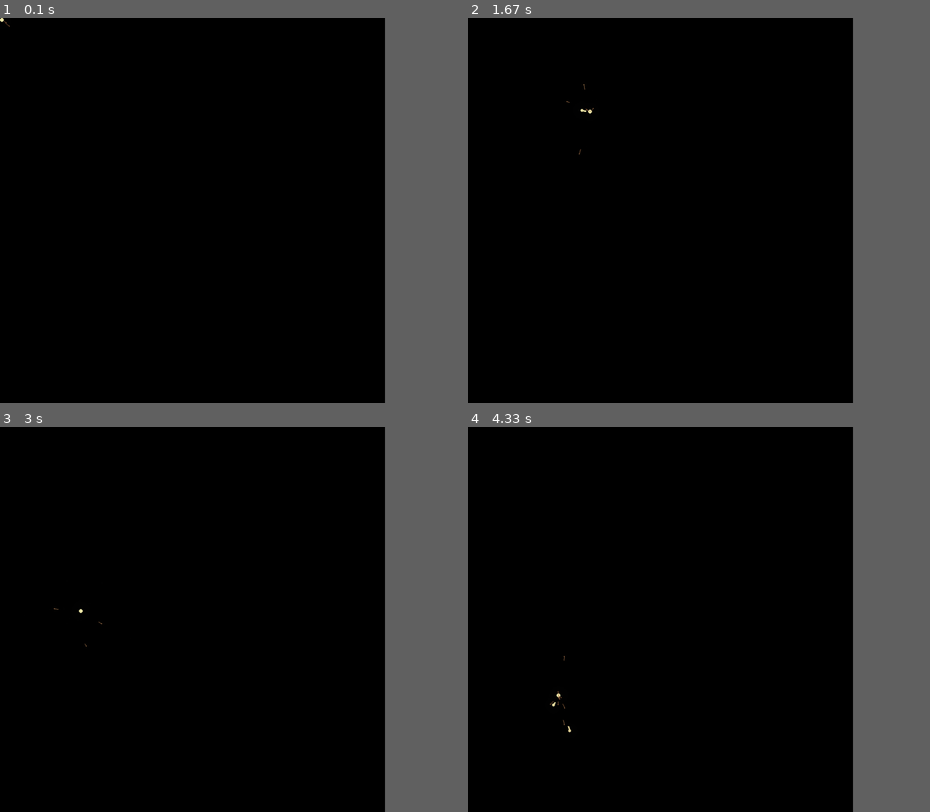
Above: before the commit, frames 1-4 (two rows, left to right).
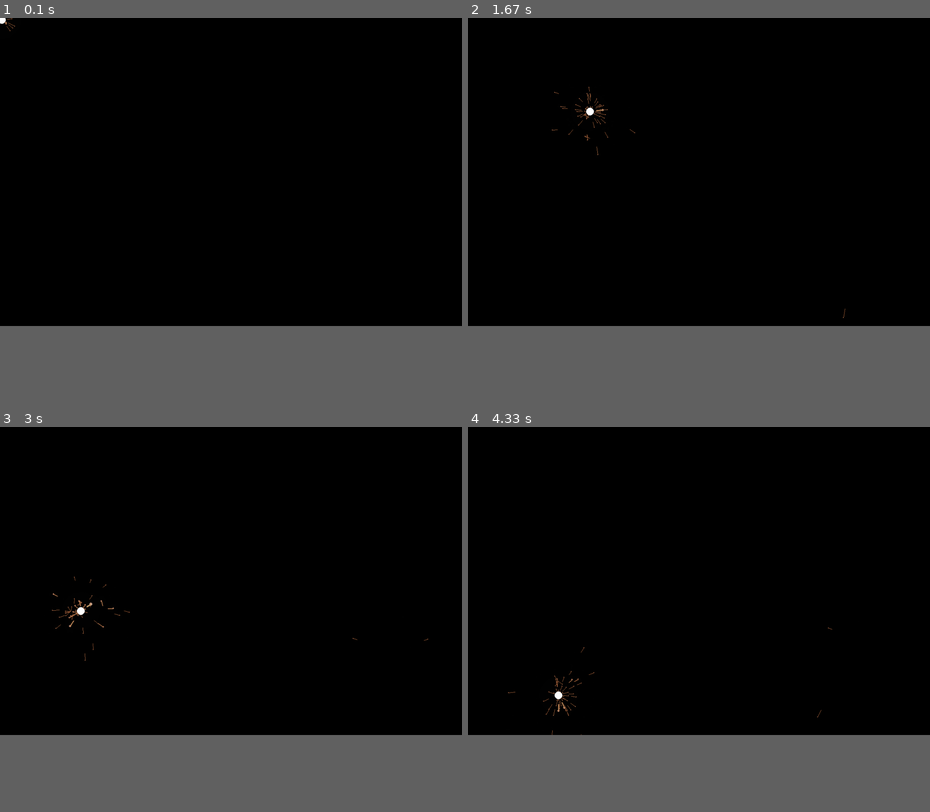
Above: after the commit, the same moments.

Repository: bruceamiller/Bulk-Coding-Store
Game: pygame game, started from Personal Projects/Other/sparkler.py
Two runs of this game, one before a commit and one after it. Both use one fixed random seed, a clock stepped at 60 frames per second and the inputs below.
Inputs (mouse positions are in pixels of both pictures, inside the frame that each line leads up to):
- Up to frame 1 (0.1 s): no input
- Up to frame 2 (1.67 s): click (699, 172) at 0.38 s; click (745, 241) at 0.72 s; click (869, 279) at 1.05 s; click (588, 110) at 1.38 s
- Up to frame 3 (3 s): click (231, 619) at 1.72 s; click (166, 515) at 2.05 s; click (392, 661) at 2.38 s; click (78, 611) at 2.72 s
- Up to frame 4 (4.33 s): click (565, 519) at 3.05 s; click (588, 634) at 3.38 s; click (865, 650) at 3.72 s; click (560, 696) at 4.05 s
In our replay, the window is 750x750 before the commit and 900x600 after it. These sizes can differ from the game's own. Grey fills any space a smaller window leaves; there, only what the larger window draws over its background counts as a difference.

The runs differ from the first frame. In frame 1, less than 0.1% of the frame differs, in the area x 0-4%, y 0-4%; in frame 2, 0.2%; in frame 3, 0.2%; in frame 4, 0.2%, in the area x 8-79%, y 52-80%.

Commit message:
Planning Hub Update
Added functioning and updating clock and text. Fixed clock numbers spacing, to not change relative to character width. Spacing & font size changes alongside scaling of window. (for text and background windows) Extra checks to make sure font only changes when window size changes.

Diff:
--- /dev/null
+++ b/Personal Projects/Other/Daily Planning Hub/RUN Planning Hub.py
@@ -0,0 +1,81 @@
+import time, pygame, os
+from Useful_Funcs import *
+import Screen_Elements
+
+""" SYSTEM STARTUP """
+
+pygame.init()
+
+screen = pygame.display.set_mode((1200, 800), pygame.RESIZABLE)
+screenMinWidth = 300
+screenMinHeight = 300
+
+pygame.display.set_caption('Daily Hub')
+
+
+lastTimeText = getCurrentTime()
+os.system('cls')
+
+font = pygame.font.Font('freesansbold.ttf', 32)
+currentFontSize = 32
+
+""" LOAD INFO """
+
+windows, text = Screen_Elements.getAll(font, 1)
+
+""" MAIN LOOP """
+
+
+mainLoopContinue = True
+while mainLoopContinue:
+
+    """ CONSOLE PRINT DATE. TIME. ETC. """
+    if getCurrentTime() != lastTimeText:
+        lastTimeText = getCurrentTime()
+        os.system('cls')
+        print(lastTimeText)
+
+    """ UPDATE FONT SIZE & Spacing"""
+    screenCurrentWidth, screenCurrentHeight = screen.get_size()
+    standardFontSize = maxFontSizeFromWidth = maxFontSizeFromHeight = 32
+    maxScreenSizeAdjustment = 1
+    if screenCurrentWidth < 1278:
+        maxFontSizeFromWidth = int(screenCurrentWidth / 1278 * 32)
+        maxScreenSizeAdjustment = screenCurrentWidth / 1278
+    elif screenCurrentHeight < 668:
+        maxFontSizeFromHeight = int(screenCurrentHeight / 668 * 32)
+        maxScreenSizeAdjustment = screenCurrentWidth / 668
+    if  maxFontSizeFromWidth < maxFontSizeFromHeight:
+        smallestFontSizeNeededForScreen = maxFontSizeFromWidth
+    else:
+        smallestFontSizeNeededForScreen = maxFontSizeFromHeight
+    if smallestFontSizeNeededForScreen != currentFontSize:
+        currentFontSize = smallestFontSizeNeededForScreen
+        font = pygame.font.Font('freesansbold.ttf', currentFontSize)
+        windows, text = Screen_Elements.getAll(font, maxScreenSizeAdjustment)
+
+
+    """ DRAW SCREEN """
+    currentScreenSize = list(screen.get_size())
+
+    screen.fill(pygame.Color("black"))
+    for w in windows:
+        w.drawElement(screen)
+    for t in text:
+        t.drawElement(screen)
+    pygame.display.update()
+
+
+    """ QUIT APP CHECK """
+    for event in pygame.event.get():
+        if event.type == pygame.QUIT:
+            pygame.quit()
+            mainLoopContinue = False
+        elif event.type == pygame.VIDEORESIZE:
+            if currentScreenSize[0] < screenMinWidth or currentScreenSize[1] < screenMinHeight:
+                if currentScreenSize[0] < screenMinWidth:
+                    currentScreenSize[0] = screenMinWidth
+                if currentScreenSize[1] < screenMinHeight:
+                    currentScreenSize[1] = screenMinHeight
+                pygame.display.quit()
+                screen = pygame.display.set_mode(currentScreenSize, pygame.RESIZABLE)
--- /dev/null
+++ b/Personal Projects/Other/Daily Planning Hub/Screen_Elements.py
@@ -0,0 +1,15 @@
+from Useful_Funcs import *
+
+def getAll(font, screenSizeAdjustment):
+    windows = []
+    text = []
+
+    windows.append(WindowElement([0.0, 0.0], [0.2, 0.22]))
+
+    text.append(TextElement(font, getWeekday, [0.095, 0.035]))
+    text.append(TextElement(font, getDate, [0.095, 0.09]))
+    text.append(TextElement(font, getClockText, [0.095, 0.145], letterSpacing = 20 * screenSizeAdjustment))
+
+
+
+    return windows, text
--- /dev/null
+++ b/Personal Projects/Other/Daily Planning Hub/Useful_Funcs.py
@@ -0,0 +1,150 @@
+import time, os, pygame
+
+""" TEXT CONVERSION """
+
+months = ["January", "February", "March", "April", "May", "June", "July", "August", "September", "October", "November", "December"]
+monthsShortened = ["Jan", "Feb", "Mar", "Apr", "May", "Jun", "Jul", "Aug", "Sep", "Oct", "Nov", "Dec"]
+days = ["Monday", "Tuesday", "Wednesday", "Thursday", "Friday", "Saturday", "Sunday"]
+
+""" STRING GET FUNCTIONS """
+
+def getCurrentTime():
+    currentTimeInfo = time.localtime()
+
+    weekdayText = days[currentTimeInfo[6]]
+    dateText = monthsShortened[currentTimeInfo[1] - 1] + ", " + str(currentTimeInfo[2]) + ", " + str(currentTimeInfo[0])
+
+    currentTimeInfo = time.localtime()
+
+    if currentTimeInfo[3] == 0:
+        standardHourConvert = 12
+    elif currentTimeInfo[3] > 12:
+        standardHourConvert = currentTimeInfo[3] - 12
+    else:
+        standardHourConvert = currentTimeInfo[3]
+
+    if len(str(standardHourConvert)) == 1:
+        standardHourConvert = "0" + str(standardHourConvert)
+    else:
+        standardHourConvert = str(standardHourConvert)
+
+    if len(str(currentTimeInfo[4])) == 1:
+        minutesText = "0" + str(currentTimeInfo[4])
+    else:
+        minutesText = str(currentTimeInfo[4])
+
+
+    if len(str(currentTimeInfo[5])) == 1:
+        secondsText = "0" + str(currentTimeInfo[5])
+    else:
+        secondsText = str(currentTimeInfo[5])
+
+
+    middayReference = "AM"
+    if currentTimeInfo[3] >= 12:
+        middayReference = "PM"
+
+    clockText = str(standardHourConvert) + ":" + str(minutesText) + ":" + secondsText + " " + middayReference
+
+    return weekdayText + "\n" + dateText + "\n" + clockText + "\n"
+
+def getClockText():
+    currentTimeInfo = time.localtime()
+
+    if currentTimeInfo[3] == 0:
+        standardHourConvert = 12
+    elif currentTimeInfo[3] > 12:
+        standardHourConvert = currentTimeInfo[3] - 12
+    else:
+        standardHourConvert = currentTimeInfo[3]
+
+    if len(str(standardHourConvert)) == 1:
+        standardHourConvert = "0" + str(standardHourConvert)
+    else:
+        standardHourConvert = str(standardHourConvert)
+
+    if len(str(currentTimeInfo[4])) == 1:
+        minutesText = "0" + str(currentTimeInfo[4])
+    else:
+        minutesText = str(currentTimeInfo[4])
+
+
+    if len(str(currentTimeInfo[5])) == 1:
+        secondsText = "0" + str(currentTimeInfo[5])
+    else:
+        secondsText = str(currentTimeInfo[5])
+
+
+    middayReference = "AM"
+    if currentTimeInfo[3] >= 12:
+        middayReference = "PM"
+
+    clockText = str(standardHourConvert) + ":" + str(minutesText) + ":" + secondsText + " " + middayReference
+
+
+    return clockText
+
+def getWeekday():
+    currentTimeInfo = time.localtime()
+    weekdayText = days[currentTimeInfo[6]]
+    return weekdayText
+
+def getDate():
+    currentTimeInfo = time.localtime()
+    dateText = monthsShortened[currentTimeInfo[1] - 1] + ", " + str(currentTimeInfo[2]) + ", " + str(currentTimeInfo[0])
+    return dateText
+
+def getTestText():
+    return "test"
+
+""" SCREEN DRAWING CLASSES """
+
+class WindowElement():
+    def __init__(self, relativePos = [0.0, 0.0], relativeSize = [0.1, 0.1], backColor = "grey5"):
+        self._relativePos = relativePos
+        self._relativeSize = relativeSize
+        self._backColor = backColor
+
+    def drawElement(self, screen):
+        screenSize = pygame.display.get_window_size()
+        pygame.draw.rect(screen, self._backColor, pygame.Rect(screenSize[0] * self._relativePos[0], screenSize[1] * self._relativePos[1], screenSize[0] * self._relativeSize[0], screenSize[1] * self._relativeSize[1]))
+
+class TextElement():
+    def __init__(self, font, updateTextFunc = getTestText, relativePos = [0.0, 0.0], color = "white", letterSpacing = None):
+
+        self._font = font
+
+        self._color = color
+
+        self._updateTextFunc = updateTextFunc
+
+        self._text = font.render(self._updateTextFunc(), True, pygame.Color(self._color))
+        self._rect = self._text.get_rect()
+
+        self._relativePos = relativePos
+
+        self._letterSpacing = letterSpacing
+
+    def updateText(self):
+        self._text = self._font.render(self._updateTextFunc(), True, pygame.Color(self._color))
+
+    def drawElement(self, screen):
+        if self._letterSpacing:
+            screenSize = pygame.display.get_window_size()
+            letterStr = self._updateTextFunc()
+            letterNum = len(letterStr)
+            centerWordPos = (screenSize[0] * self._relativePos[0], screenSize[1] * self._relativePos[1])
+            if letterNum % 2 == 0:
+                leftMost = centerWordPos[0] - (letterNum / 2 - 0.5) * self._letterSpacing
+            else:
+                leftMost = centerWordPos[0] - (letterNum - 1) / 2 * self._letterSpacing
+            for pos, letter in enumerate(letterStr):
+                newLetterText = self._font.render(letter, True, pygame.Color(self._color))
+                newLetterRect = newLetterText.get_rect()
+                newLetterRect.center = (leftMost + pos * self._letterSpacing, centerWordPos[1])
+                screen.blit(newLetterText, newLetterRect)
+        else:
+            screenSize = pygame.display.get_window_size()
+            self._rect.center = (screenSize[0] * self._relativePos[0], screenSize[1] * self._relativePos[1])
+            self.updateText()
+            screen.blit(self._text, self._rect)
--- a/Personal Projects/Other/sparkler.py
+++ b/Personal Projects/Other/sparkler.py
@@ -29,12 +29,15 @@
     def explodedSmallerSparks(self):
         #subSparksAmount = random.randrange(1, int(self._size))
         subSparksAmount = random.randrange(1, 10)
-        subSparkSize = self._size / subSparksAmount
+        subSparkSize = math.sqrt(self._size / subSparksAmount * 3)
         self._size = 0
         subSparks = []
 
         for spark in range(0, subSparksAmount):
-            explosionDistance = random.randrange(explosionSpeedMin, explosionSpeedMax)
+            #Exponential (Creates more smaller Sparks)
+            explosionDistance = (random.random() ** 10) * (explosionSpeedMax - explosionSpeedMin) + explosionSpeedMin
+            #Linear (Creates equal of all spark range)
+            #explosionDistance = random.randrange(explosionSpeedMin, explosionSpeedMax)
             explosionPos = [self._posx + explosionDistance, self._posy]
             explosionPos = rotateAroundCenter(explosionPos, [self._posx, self._posy], random.randrange(0, 360))
             newSpark = Spark(self._posx, self._posy, subSparkSize, explosionPos[0], explosionPos[1])
@@ -57,7 +60,8 @@
     def drawSpark(self):
         # Take spark pos, vel & size -> draw spark trails
 
-        brightColor = (238, 232, 170)
+        #brightColor = (238, 232, 170)
+        brightColor = (255, 255, 255)
         darkColor = (160, 82, 45)
         colorDifference = tuple(brightColor[i] - darkColor[i] for i in range(3))
         currentSparkColor = tuple(darkColor[i] + colorDifference[i] / largeSparkSize * self._size for i in range(3))
@@ -70,7 +74,7 @@
         colorDifference = tuple(brightColor[i] - darkColor[i] for i in range(3))
         currentSparkColor = tuple(darkColor[i] + colorDifference[i] / largeSparkSize * self._size for i in range(3))
 
-        pygame.draw.line(screen, currentSparkColor, (self._posx, self._posy), (self._posx - self._velx / framerate, self._posy - self._vely / framerate), int(self._size))
+        pygame.draw.line(screen, currentSparkColor, (self._posx, self._posy), (self._posx - self._velx / framerate * 2, self._posy - self._vely / framerate * 2), int(self._size))
 
     def update(self):
         gravity = 10
@@ -87,8 +91,8 @@
 
 
 
-screenWidth, screenHeight = 1000, 1000
-screen = pygame.display.set_mode((screenWidth, screenHeight))
+screenWidth, screenHeight = 1200, 800
+screen = pygame.display.set_mode((screenWidth, screenHeight), pygame.RESIZABLE)
 pygame.display.set_caption('Sparkler Sim')
 
 clock = pygame.time.Clock()
@@ -97,9 +101,9 @@
 sparkSourceX, sparkSourceY = screenWidth // 2, screenHeight // 2
 airResistance = 1
 smallestSparkSize = 0.01
-largeSparkSize = 5
+largeSparkSize = 10
 explosionSpeedMin = 400
-explosionSpeedMax =  800
+explosionSpeedMax =  600
 
 explodeChance = 0.1
 
@@ -130,10 +134,10 @@
 
     for spark in sparkStore:
         spark.drawSpark()
-    newSourceSpark.drawSpark()
 
     for spark in sparkStore:
         spark.drawTrail()
+    newSourceSpark.drawSpark()
 
     sparkStore.extend(newSourceSpark.explodedSmallerSparks())
 
